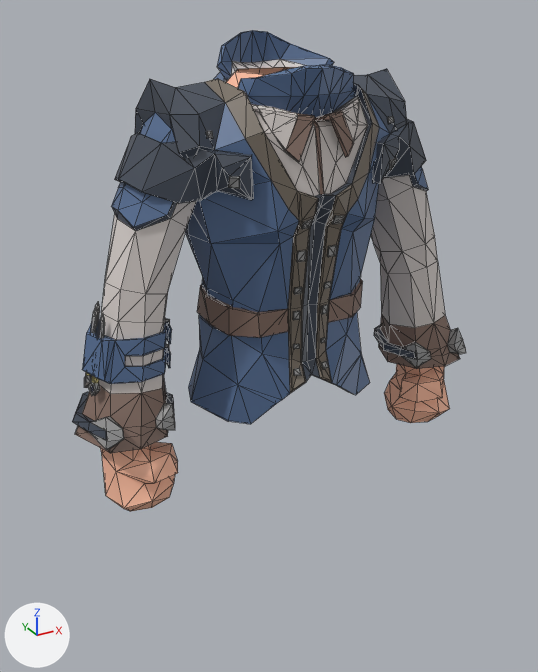
Two versions of the COLLADA model Models/Blend/Chestplate/LegendaryRogueNobleChestplate.dae, one commit apart.
Both versions are drawn from a 50 mm camera at (-4.32, -7.49, 7.48) aimed at (-0.14, 0.11, 3.67). Arrows for +X, +Y and +Z are at lower left; the lights stay in place. Mesh edges are drawn as thin lines. Where no turn or scale is listed for an object, it has been applied to the vertices.

Names of what the first picture shows: 'Chest'.
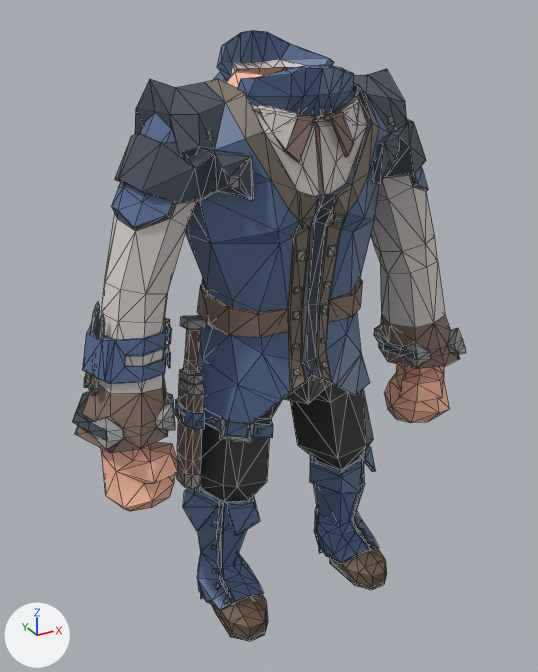
Where the newer file only moved an object's origin or applied its transform, the numbers keep the older frame.

Edits to the bpy script that builds the scene:
```text
Add me_untitled_009:
    me_untitled_009.from_pydata(...)  # 290 vertices, 504 faces; spans x -1.56..1.39, y -0.65..0.69, z 1.66..4.14
    me_untitled_009.materials.append(mat_vertex_colours)
Add me_untitled_007:
    me_untitled_007.from_pydata(...)  # 458 vertices, 788 faces; spans x -1.48..1.48, y -1.07..0.39, z 0.05..1.85
    me_untitled_007.materials.append(mat_vertex_colours)
Add ob_pants:
    ob_pants = bpy.data.objects.new('Pants', me_untitled_009)
    ob_pants.location = (0.0, 0.0, 0.0)
Add ob_boots:
    ob_boots = bpy.data.objects.new('Boots', me_untitled_007)
    ob_boots.location = (0.0, 0.0, 0.0)
```

Changed parts and their boxes [x1, y1, x2, y2] in the pictures (538 x 672 px):
'Pants', added
    after: [175, 315, 373, 502]
'Boots', added
    after: [183, 446, 387, 642]
